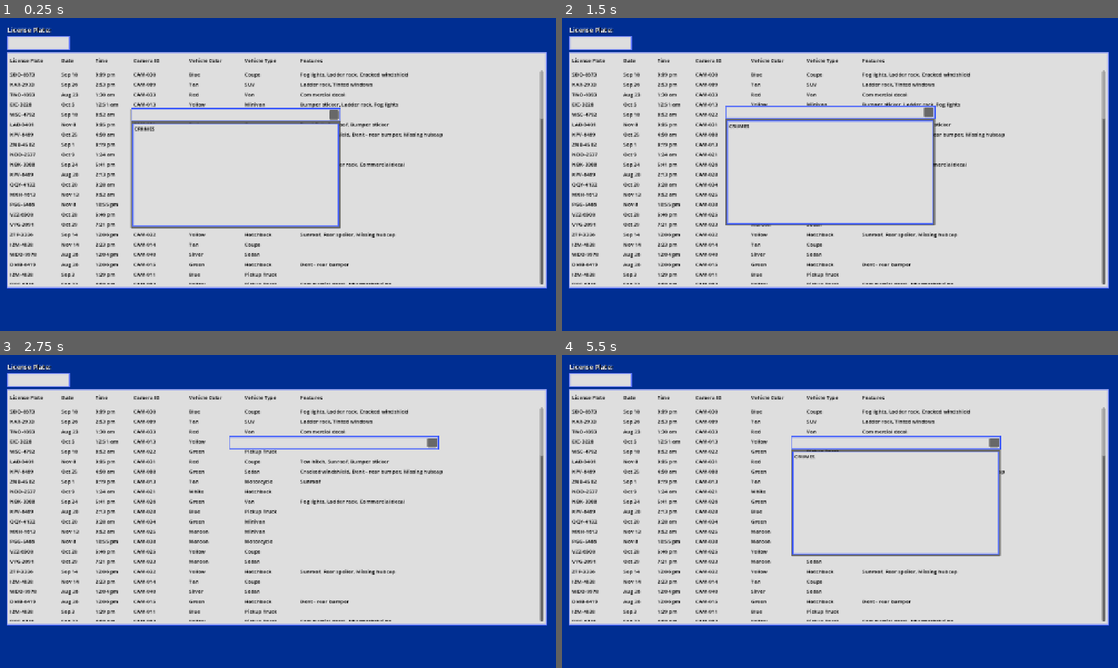
Above: before the commit, frames 1-4 (two rows, left to right).
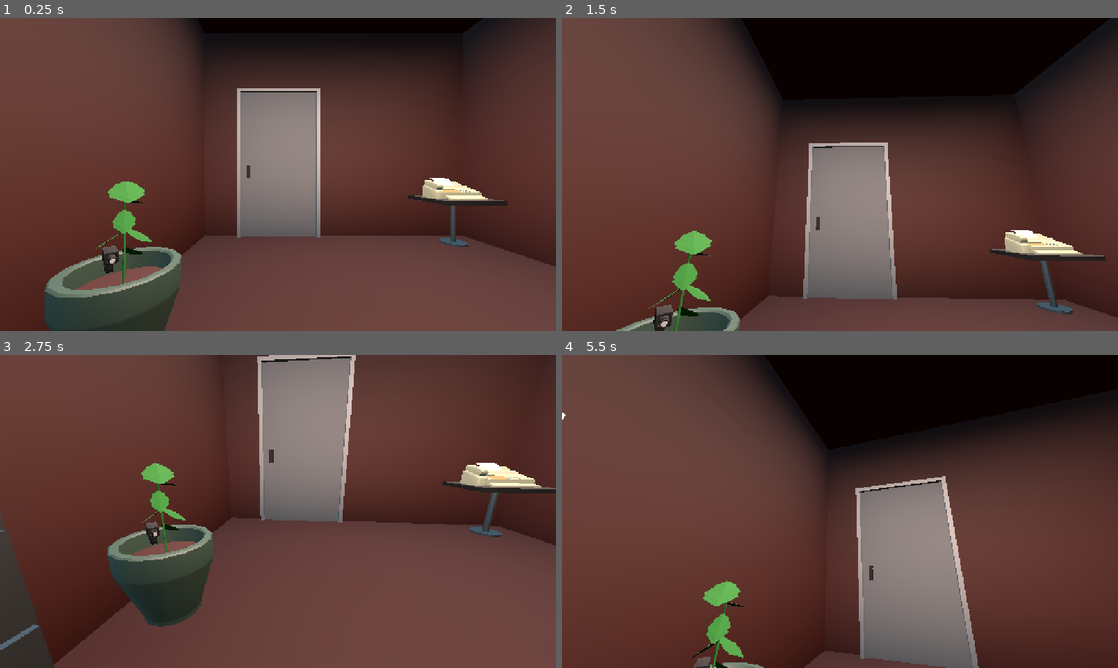
Above: after the commit, the same moments.

Repository: Ciph3rzer0/brackeys-2026.2-trust-no-one
Game: Godot game, scene res://scenes/city.tscn
Two runs of this game, one before a commit and one after it. Both use one fixed random seed, a clock stepped at 60 frames per second and the inputs below. Before the commit the project starts from res://main_ui.tscn.
Inputs (mouse positions are in pixels of both pictures, inside the frame that each line leads up to):
- Up to frame 1 (0.25 s): no input
- Up to frame 2 (1.5 s): click (895, 115) at 0.52 s; tap Enter at 1.25 s; drag from (795, 115) to (895, 105) at 1.27 s
- Up to frame 3 (2.75 s): tap Space at 2 s; drag from (166, 527) to (250, 574) at 2.02 s
- Up to frame 4 (5.5 s): move the mouse to (895, 442) at 2.77 s; hold D 2.78-3.5 s; hold Ctrl 2.78-3.5 s; drag from (812, 574) to (673, 464) at 3.52 s; move the mouse to (1006, 558) at 4.27 s; hold A 4.28-5 s; hold Ctrl 4.28-5 s; tap Space at 4.52 s; drag from (673, 464) to (756, 433) at 5.02 s

The runs differ from the first frame. In frame 1, 100% of the frame differs, in the area x 0-100%, y 0-100%; in frame 2, 100%; in frame 3, 100%; in frame 4, 100%.

Commit message:
refactor: rename computer screen files

Diff:
--- a/project.godot
+++ b/project.godot
@@ -11,7 +11,7 @@
 [application]
 
 config/name="Brackeys-Trust No One"
-run/main_scene="uid://bkmp0qtqdsq8u"
+run/main_scene="uid://dwoulkmsgbok7"
 config/features=PackedStringArray("4.7", "GL Compatibility")
 config/icon="uid://c6t3oxng53jc8"
 
--- a/main_ui.tscn
+++ b/ui/computer-screen/computer_screen.tscn
@@ -1,24 +1,24 @@
 [gd_scene format=3 uid="uid://bkmp0qtqdsq8u"]
 
-[ext_resource type="Script" uid="uid://cfglhopesv3kn" path="res://game_test.gd" id="1_4uoxc"]
-[ext_resource type="Script" uid="uid://cflir6f77prq" path="res://ui/tables/text_edit_filter.gd" id="2_llbac"]
-[ext_resource type="PackedScene" uid="uid://cg32ljqw0tgrn" path="res://ui/tables/rms_persons/rms_persons_table_view.tscn" id="3_ktt6o"]
-[ext_resource type="Theme" uid="uid://brneh6lnfaibv" path="res://theme/main_theme.tres" id="3_llbac"]
-[ext_resource type="PackedScene" uid="uid://dvphuceq43kt8" path="res://ui/tables/vehicle_sightings/vehicle_sightings_table_view.tscn" id="4_4uoxc"]
-[ext_resource type="PackedScene" uid="uid://dukf0r3kv7h3u" path="res://ui/crime-report/crime_report.tscn" id="6_n1q3t"]
-[ext_resource type="PackedScene" uid="uid://caageh3xw4bpg" path="res://draggable-resizable-panel.tscn" id="7_il2or"]
+[ext_resource type="Script" uid="uid://cfglhopesv3kn" path="res://ui/computer-screen/computer_screen.gd" id="1_5btdj"]
+[ext_resource type="Script" uid="uid://cflir6f77prq" path="res://ui/tables/text_edit_filter.gd" id="2_i7m88"]
+[ext_resource type="Theme" uid="uid://brneh6lnfaibv" path="res://theme/main_theme.tres" id="3_ni5x2"]
+[ext_resource type="PackedScene" uid="uid://cg32ljqw0tgrn" path="res://ui/tables/rms_persons/rms_persons_table_view.tscn" id="4_tb1cc"]
+[ext_resource type="PackedScene" uid="uid://dvphuceq43kt8" path="res://ui/tables/vehicle_sightings/vehicle_sightings_table_view.tscn" id="5_hkea7"]
+[ext_resource type="PackedScene" uid="uid://dukf0r3kv7h3u" path="res://ui/crime-report/crime_report.tscn" id="6_5hd8n"]
+[ext_resource type="PackedScene" uid="uid://caageh3xw4bpg" path="res://draggable-resizable-panel.tscn" id="7_8qfsr"]
 
 [sub_resource type="StyleBoxFlat" id="StyleBoxFlat_uhg71"]
 bg_color = Color(0, 0.18039216, 0.57254905, 1)
 
-[node name="Control" type="Control" unique_id=694152180]
+[node name="ComputerScreen" type="Control" unique_id=694152180]
 layout_mode = 3
 anchors_preset = 15
 anchor_right = 1.0
 anchor_bottom = 1.0
 grow_horizontal = 2
 grow_vertical = 2
-script = ExtResource("1_4uoxc")
+script = ExtResource("1_5btdj")
 metadata/_edit_lock_ = true
 
 [node name="Background" type="Panel" parent="." unique_id=1473614629]
Renamed: game_test.gd -> ui/computer-screen/computer_screen.gd
Renamed: game_test.gd.uid -> ui/computer-screen/computer_screen.gd.uid
Not shown: 4 places in ui/computer-screen/computer_screen.tscn that only renumber resources
